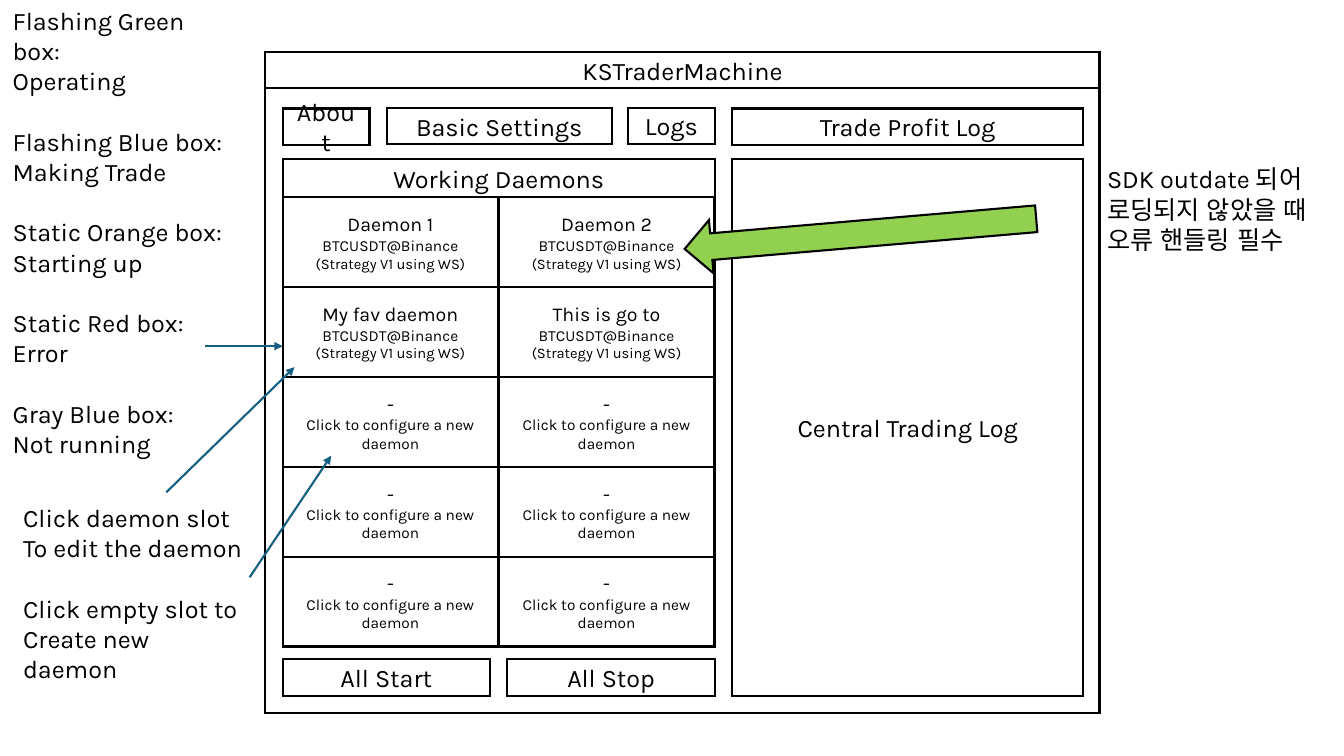
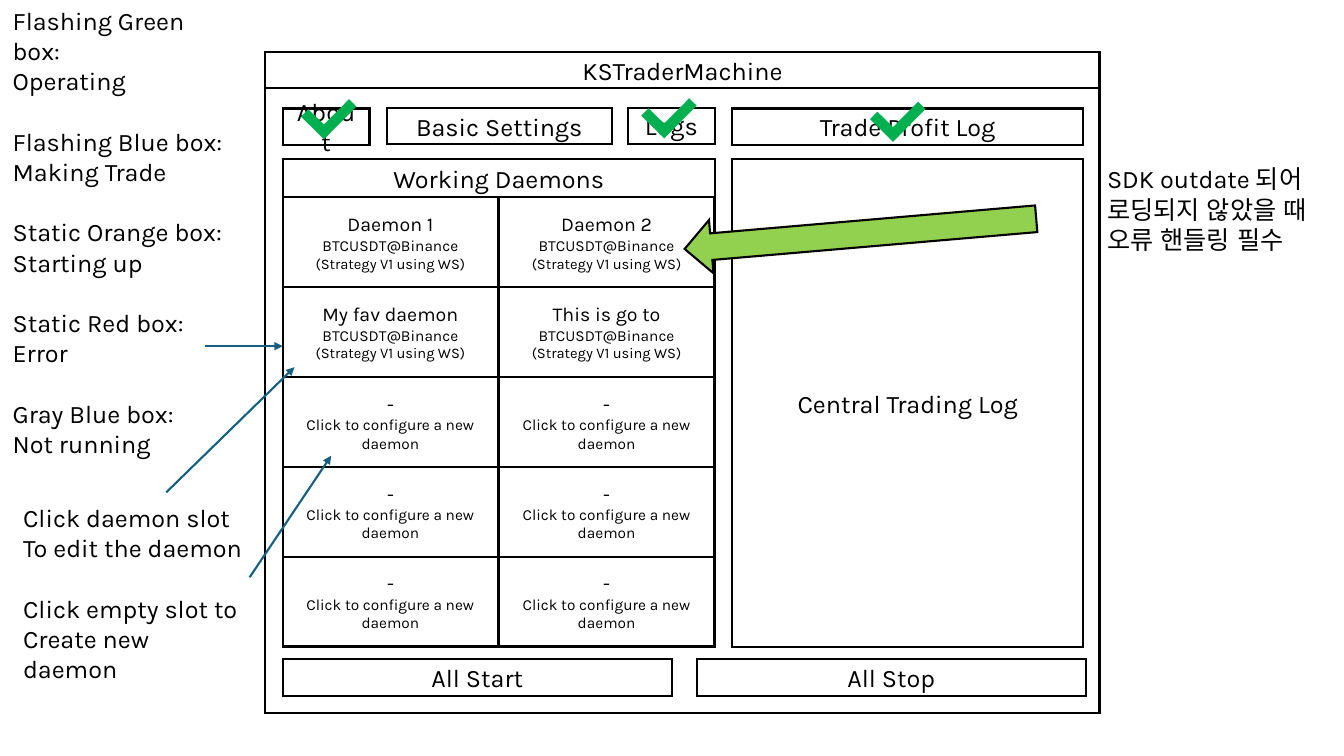
Before and after one commit to 410-dev/KSTraderMachine, a slide deck: slide 10 of uidesign.pptx. Drawn at 1344x756 pixels with LibreOffice and Linux fonts; fonts in the diff are those of the drawing. Boxes give left, top, right and bottom in pixels: in the first picture for what was removed or moved away, otherwise in the second. Text is boxed around its words. In the diff, an @@ line names an element or a change of style, - is before the commit and + after.

```diff
--- a/uidesign.pptx
+++ b/uidesign.pptx
@@ rectangle added at bbox=[301, 110, 324, 132], fill #00B050 @@
@@ rectangle added at bbox=[317, 99, 357, 139], fill #00B050 @@
@@ rectangle added at bbox=[642, 109, 665, 131], fill #00B050 @@
@@ rectangle added at bbox=[657, 99, 696, 139], fill #00B050 @@
@@ rectangle added at bbox=[871, 112, 894, 134], fill #00B050 @@
@@ rectangle added at bbox=[886, 102, 925, 142], fill #00B050 @@
@@ rectangle "Central Trading Log": place and size @@
-rectangle "Central Trading Log" at bbox=[732, 158, 1083, 696]
+rectangle "Central Trading Log" at bbox=[732, 158, 1083, 647]
@@ rectangle "All Start": place and size @@
-rectangle "All Start" at bbox=[282, 659, 490, 696]
+rectangle "All Start" at bbox=[282, 659, 671, 696]
@@ rectangle "All Stop": place and size @@
-rectangle "All Stop" at bbox=[507, 659, 715, 696]
+rectangle "All Stop" at bbox=[697, 659, 1086, 696]
```
Also in this commit, not shown: 12 other slides changed.
